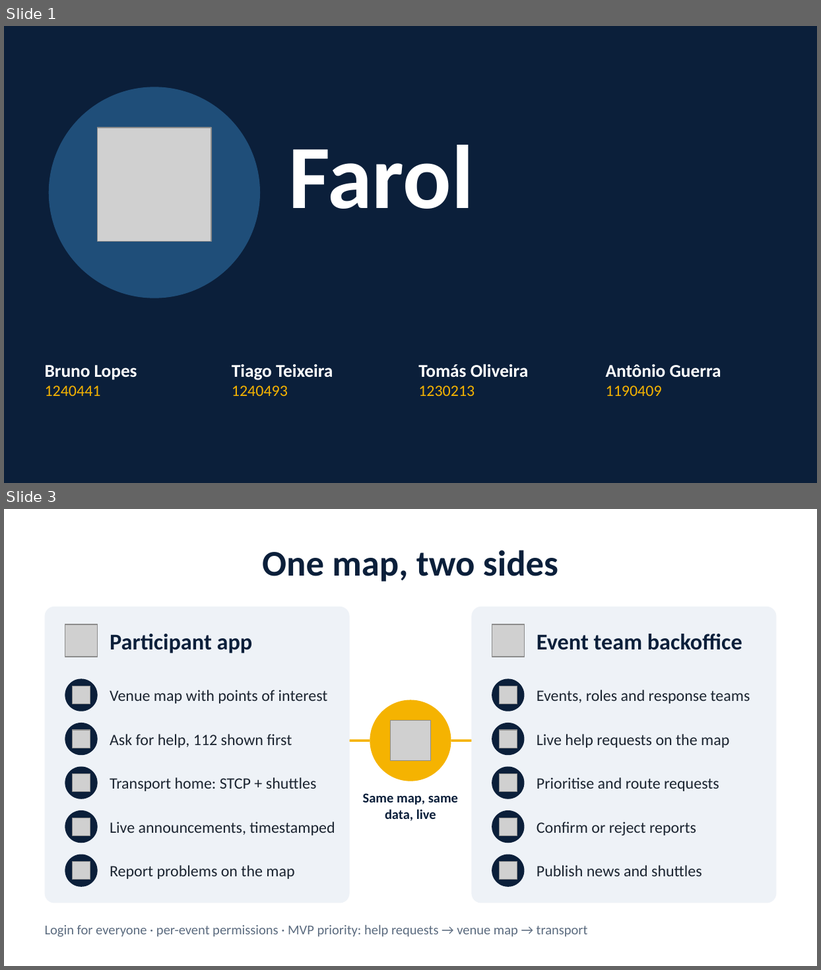
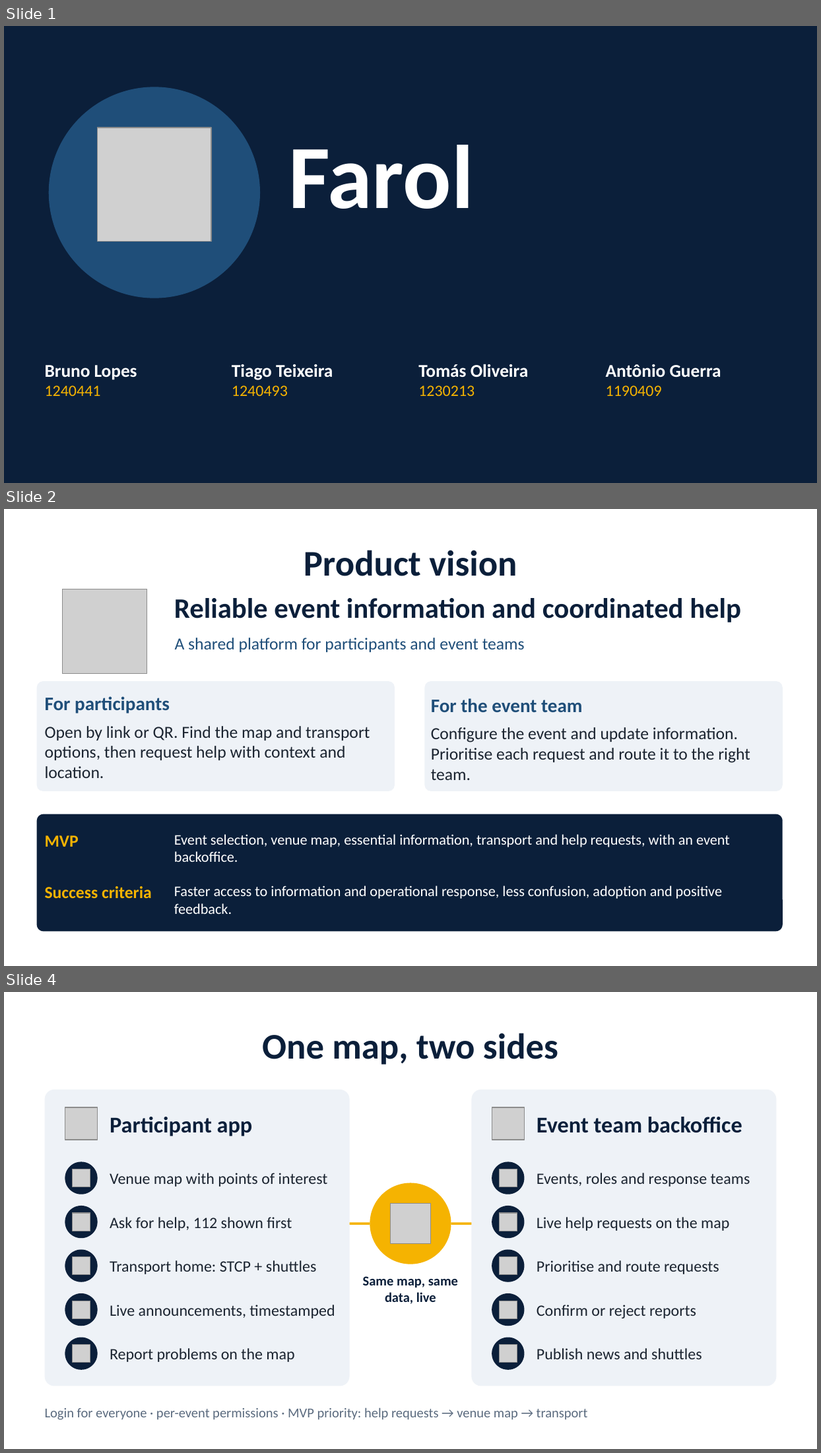
Before and after one commit to tomasoliveira21/LABDSOF, a slide deck: Docs/Presentation/Farol_First_Presentation.pptx. Shown one above the other, each under a label of ours: slides 1 and 3 before the commit, slides 1, 2 and 4 after it; the slides between them are not shown. The pictures are 821x970 and 821x1453 pixels, drawn with LibreOffice and Linux fonts; fonts in the diff are those of the drawing; grey boxes stand for pictures. Boxes give left, top, right and bottom in pixels: in the first picture for what was removed or moved away, otherwise in the second. Text is boxed around its words. In the diff, an @@ line names an element or a change of style, - is before the commit and + after.

Commit message:
docs: Product Vision PP

```diff
--- a/Docs/Presentation/Farol_First_Presentation.pptx
+++ b/Docs/Presentation/Farol_First_Presentation.pptx
@@ slide 2 added at (4,509,817,966), background #FFFFFF @@
@@ title added at (304,550,517,576), 32 pt, text #0B1F3A, bold @@
+Product vision
@@ picture added at (63,589,147,673) @@
@@ text added at (174,598,741,623), 25 pt, text #0B1F3A, bold @@
+Reliable event information and coordinated help
@@ text added at (175,638,525,652), 15 pt, text #1F4E79 @@
+A shared platform for participants and event teams
@@ rounded rectangle added at (36,681,394,791), fill #EEF2F7 @@
@@ rounded rectangle added at (424,681,782,791), fill #EEF2F7 @@
@@ text added at (45,696,170,714), 17 pt, text #1F4E79, bold @@
+For participants
@@ text added at (431,698,582,713), 17 pt, text #1F4E79, bold @@
+For the event team
@@ text added at (45,726,370,778), 15 pt, text #1B2430 @@
+Open by link or QR. Find the map and transport options, then request help with context and location.
@@ text added at (431,727,750,780), 15 pt, text #1B2430 @@
+Configure the event and update information. Prioritise each request and route it to the right team.
@@ rounded rectangle added at (36,815,782,932), fill #0B1F3A @@
@@ text added at (45,836,79,847), 15 pt, text #F5B301, bold @@
+MVP
@@ text added at (174,834,730,862), 13 pt, text #FFFFFF @@
+Event selection, venue map, essential information, transport and help requests, with an event backoffice.
@@ text added at (45,887,152,898), 15 pt, text #F5B301, bold @@
+Success criteria
@@ text added at (174,886,722,914), 13 pt, text #FFFFFF @@
+Faster access to information and operational response, less confusion, adoption and positive feedback.
@@ what was slide 3 is now slide 4 @@
```
Also in this commit, not shown: 1 slide changed.
